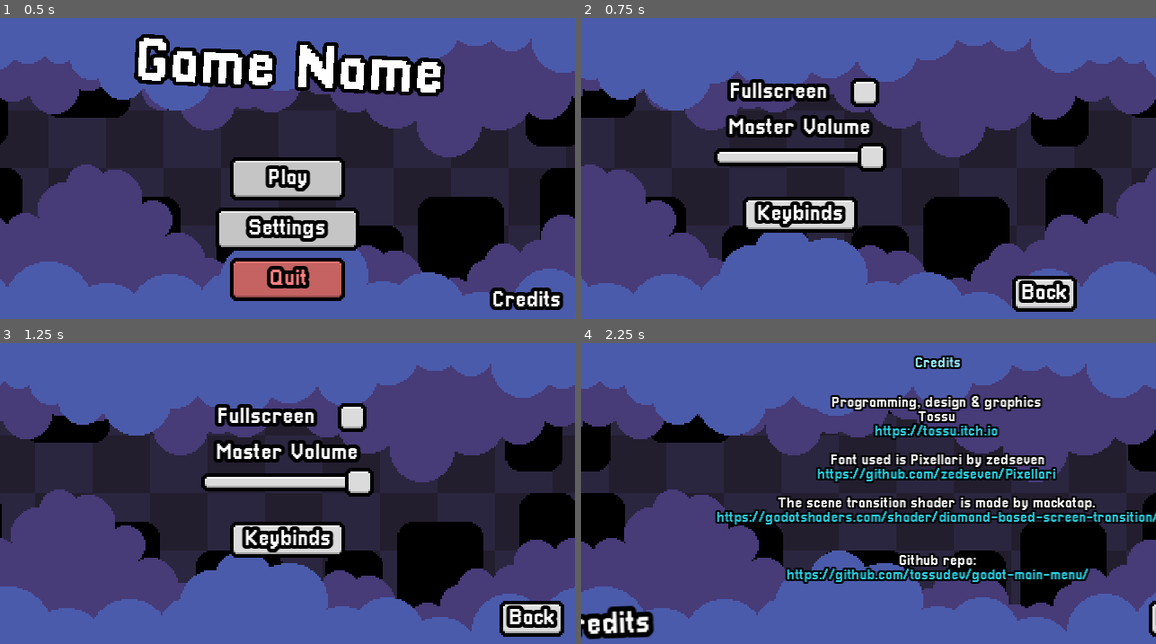
Above: before the commit, frames 1-4 (two rows, left to right).
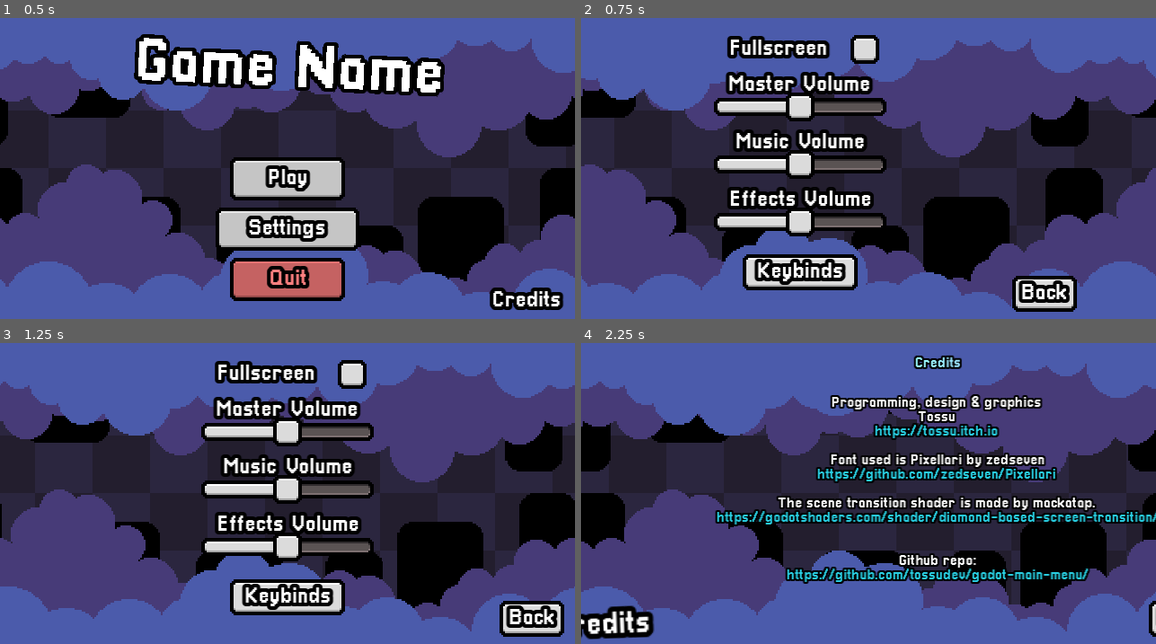
Above: after the commit, the same moments.

Repository: tossudev/godot-main-menu
Game: Godot game, scene res://scenes/main_menu.tscn
Same seed, same stepped clock (60 frames per second), same inputs: the game is played once before the commit and once after it.
Inputs (mouse positions are in pixels of both pictures, inside the frame that each line leads up to):
- Up to frame 1 (0.5 s): no input
- Up to frame 2 (0.75 s): click (868, 228) at 0.5 s
- Up to frame 3 (1.25 s): no input
- Up to frame 4 (2.25 s): click (1110, 619) at 1.25 s; click (1104, 625) at 2 s

Frame 1 is identical in both runs. In frame 2, 14% of the frame differs, in the area x 23-54%, y 5-91%; in frame 3, 14%; in frame 4, less than 0.1%.

Commit message:
Added music and sfx audio channels, added music and sound effects

Diff:
--- /dev/null
+++ b/default_bus_layout.tres
@@ -0,0 +1,15 @@
+[gd_resource type="AudioBusLayout" format=3 uid="uid://hw4ggvdkypi1"]
+
+[resource]
+bus/1/name = &"Music"
+bus/1/solo = false
+bus/1/mute = false
+bus/1/bypass_fx = false
+bus/1/volume_db = 0.0
+bus/1/send = &"Master"
+bus/2/name = &"Sfx"
+bus/2/solo = false
+bus/2/mute = false
+bus/2/bypass_fx = false
+bus/2/volume_db = 0.0
+bus/2/send = &"Master"
--- a/scenes/main_menu.tscn
+++ b/scenes/main_menu.tscn
@@ -15,6 +15,7 @@
 [ext_resource type="Texture2D" uid="uid://csveq48ogxbuu" path="res://assets/textures/ui/ui_slider_empty.png" id="11_t60n8"]
 [ext_resource type="Texture2D" uid="uid://ccq712s810dv6" path="res://assets/textures/ui/ui_checkmark.png" id="13_1ajwr"]
 [ext_resource type="Texture2D" uid="uid://esdh0obh8xs6" path="res://assets/textures/ui/ui_trash.png" id="14_wi402"]
+[ext_resource type="AudioStream" uid="uid://dsfcgns0c5d78" path="res://assets/sound/song.mp3" id="16_4lhqc"]
 
 [sub_resource type="StyleBoxEmpty" id="StyleBoxEmpty_r38uj"]
 
@@ -357,9 +358,9 @@
 self_modulate = Color(1, 1, 1, 0)
 layout_mode = 0
 offset_left = 104.0
-offset_top = 32.0
+offset_top = 8.0
 offset_right = 200.0
-offset_bottom = 56.0
+offset_bottom = 32.0
 
 [node name="Contents" type="Control" parent="Menus/Settings/Settings/ButtonFullscreen"]
 anchors_preset = 0
@@ -401,16 +402,16 @@
 [node name="VolumeMaster" type="Control" parent="Menus/Settings/Settings"]
 anchors_preset = 0
 offset_left = 104.0
-offset_top = 64.0
+offset_top = 40.0
 offset_right = 200.0
-offset_bottom = 88.0
+offset_bottom = 64.0
 
 [node name="SliderBackground" type="TextureProgressBar" parent="Menus/Settings/Settings/VolumeMaster"]
 texture_filter = 1
 layout_mode = 0
-offset_top = 8.0
-offset_right = 96.0
-offset_bottom = 24.0
+offset_top = 4.0
+offset_right = 96.0
+offset_bottom = 20.0
 max_value = 1.0
 step = 0.01
 value = 1.0
@@ -422,12 +423,12 @@
 texture_under = ExtResource("11_t60n8")
 texture_progress = ExtResource("11_o82qy")
 
-[node name="Slider" type="HSlider" parent="Menus/Settings/Settings/VolumeMaster"]
-texture_filter = 1
-layout_mode = 0
-offset_top = 8.0
-offset_right = 96.0
-offset_bottom = 24.0
+[node name="Master" type="HSlider" parent="Menus/Settings/Settings/VolumeMaster"]
+texture_filter = 1
+layout_mode = 0
+offset_top = 4.0
+offset_right = 96.0
+offset_bottom = 20.0
 theme_override_icons/grabber = ExtResource("6_rq5mk")
 theme_override_icons/grabber_highlight = ExtResource("6_rq5mk")
 theme_override_styles/slider = SubResource("StyleBoxEmpty_r38uj")
@@ -450,12 +451,116 @@
 horizontal_alignment = 1
 vertical_alignment = 1
 
+[node name="VolumeMusic" type="Control" parent="Menus/Settings/Settings"]
+anchors_preset = 0
+offset_left = 104.0
+offset_top = 72.0
+offset_right = 200.0
+offset_bottom = 96.0
+
+[node name="SliderBackground" type="TextureProgressBar" parent="Menus/Settings/Settings/VolumeMusic"]
+texture_filter = 1
+layout_mode = 0
+offset_top = 4.0
+offset_right = 96.0
+offset_bottom = 20.0
+max_value = 1.0
+step = 0.01
+value = 1.0
+nine_patch_stretch = true
+stretch_margin_left = 4
+stretch_margin_top = 8
+stretch_margin_right = 4
+stretch_margin_bottom = 8
+texture_under = ExtResource("11_t60n8")
+texture_progress = ExtResource("11_o82qy")
+
+[node name="Music" type="HSlider" parent="Menus/Settings/Settings/VolumeMusic"]
+texture_filter = 1
+layout_mode = 0
+offset_top = 4.0
+offset_right = 96.0
+offset_bottom = 20.0
+theme_override_icons/grabber = ExtResource("6_rq5mk")
+theme_override_icons/grabber_highlight = ExtResource("6_rq5mk")
+theme_override_styles/slider = SubResource("StyleBoxEmpty_r38uj")
+theme_override_styles/grabber_area = SubResource("StyleBoxEmpty_0l7ru")
+theme_override_styles/grabber_area_highlight = SubResource("StyleBoxEmpty_d86kj")
+max_value = 1.0
+step = 0.01
+value = 1.0
+
+[node name="Text" type="Label" parent="Menus/Settings/Settings/VolumeMusic"]
+layout_mode = 0
+offset_top = -8.0
+offset_right = 96.0
+offset_bottom = 8.0
+theme_override_colors/font_outline_color = Color(0, 0, 0, 1)
+theme_override_constants/outline_size = 8
+theme_override_fonts/font = ExtResource("7_k8eq1")
+theme_override_font_sizes/font_size = 12
+text = "Music Volume"
+horizontal_alignment = 1
+vertical_alignment = 1
+
+[node name="VolumeSfx" type="Control" parent="Menus/Settings/Settings"]
+anchors_preset = 0
+offset_left = 104.0
+offset_top = 104.0
+offset_right = 200.0
+offset_bottom = 128.0
+
+[node name="SliderBackground" type="TextureProgressBar" parent="Menus/Settings/Settings/VolumeSfx"]
+texture_filter = 1
+layout_mode = 0
+offset_top = 4.0
+offset_right = 96.0
+offset_bottom = 20.0
+max_value = 1.0
+step = 0.01
+value = 1.0
+nine_patch_stretch = true
+stretch_margin_left = 4
+stretch_margin_top = 8
+stretch_margin_right = 4
+stretch_margin_bottom = 8
+texture_under = ExtResource("11_t60n8")
+texture_progress = ExtResource("11_o82qy")
+
+[node name="Sfx" type="HSlider" parent="Menus/Settings/Settings/VolumeSfx"]
+texture_filter = 1
+layout_mode = 0
+offset_top = 4.0
+offset_right = 96.0
+offset_bottom = 20.0
+theme_override_icons/grabber = ExtResource("6_rq5mk")
+theme_override_icons/grabber_highlight = ExtResource("6_rq5mk")
+theme_override_styles/slider = SubResource("StyleBoxEmpty_r38uj")
+theme_override_styles/grabber_area = SubResource("StyleBoxEmpty_0l7ru")
+theme_override_styles/grabber_area_highlight = SubResource("StyleBoxEmpty_d86kj")
+max_value = 1.0
+step = 0.01
+value = 1.0
+
+[node name="Text" type="Label" parent="Menus/Settings/Settings/VolumeSfx"]
+layout_mode = 0
+offset_top = -8.0
+offset_right = 96.0
+offset_bottom = 8.0
+theme_override_colors/font_outline_color = Color(0, 0, 0, 1)
+theme_override_constants/outline_size = 8
+theme_override_fonts/font = ExtResource("7_k8eq1")
+theme_override_font_sizes/font_size = 12
+text = "Effects Volume"
+horizontal_alignment = 1
+vertical_alignment = 1
+
 [node name="ButtonKeybinds" type="Button" parent="Menus/Settings/Settings" groups=["buttons"]]
 self_modulate = Color(1, 1, 1, 0)
 offset_left = 120.0
-offset_top = 104.0
+offset_top = 136.0
 offset_right = 184.0
-offset_bottom = 120.0
+offset_bottom = 152.0
 
 [node name="Contents" type="Control" parent="Menus/Settings/Settings/ButtonKeybinds"]
 anchors_preset = 0
@@ -619,6 +724,15 @@
 script = ExtResource("8_6ois2")
 do_title_animation = true
 title_node_path = NodePath("../Menus/Main/Title")
+
+[node name="MusicPlayer" type="AudioStreamPlayer" parent="."]
+stream = ExtResource("16_4lhqc")
+autoplay = true
+bus = &"Music"
+
+[node name="SfxPlayer" type="AudioStreamPlayer" parent="."]
+unique_name_in_owner = true
+bus = &"Sfx"
 
 [connection signal="pressed" from="Menus/Main/Buttons/ButtonPlay" to="." method="_on_button_play_pressed"]
 [connection signal="pressed" from="Menus/Main/Buttons/ButtonSettings" to="." method="_on_button_settings_pressed"]
@@ -628,8 +742,8 @@
 [connection signal="meta_clicked" from="Menus/Credits/TextCredits" to="Menus/Credits/TextCredits" method="_on_meta_clicked"]
 [connection signal="pressed" from="Menus/Settings/ButtonBack" to="." method="_on_button_back_pressed"]
 [connection signal="pressed" from="Menus/Settings/Settings/ButtonFullscreen" to="Menus/Settings/Settings" method="_on_button_fullscreen_pressed"]
-[connection signal="value_changed" from="Menus/Settings/Settings/VolumeMaster/Slider" to="Menus/Settings/Settings" method="_on_slider_value_changed"]
+[connection signal="value_changed" from="Menus/Settings/Settings/VolumeMaster/Master" to="Menus/Settings/Settings" method="_on_master_value_changed"]
+[connection signal="value_changed" from="Menus/Settings/Settings/VolumeMusic/Music" to="Menus/Settings/Settings" method="_on_music_value_changed"]
+[connection signal="value_changed" from="Menus/Settings/Settings/VolumeSfx/Sfx" to="Menus/Settings/Settings" method="_on_sfx_value_changed"]
 [connection signal="pressed" from="Menus/Settings/Settings/ButtonKeybinds" to="Menus/Settings/Settings" method="_on_button_keybinds_pressed"]
-[connection signal="pressed" from="Menus/Settings/KeybindSettings/Keys/DummyKey/ButtonRemoveKey" to="Menus/Settings/Settings" method="_on_button_keybinds_pressed"]
-[connection signal="pressed" from="Menus/Settings/KeybindSettings/Keys/DummyKey/ButtonChangeKey" to="Menus/Settings/Settings" method="_on_button_keybinds_pressed"]
 [connection signal="pressed" from="Menus/Settings/KeybindSettings/ButtonCloseKeybinds" to="Menus/Settings/Settings" method="_on_button_keybinds_pressed"]
--- a/scripts/main_menu/animation_controller.gd
+++ b/scripts/main_menu/animation_controller.gd
@@ -130,6 +130,9 @@
 
 
 func _on_button_down(button_node: Object):
+	%SfxPlayer.set_stream(load("res://assets/sound/click_start.wav"))
+	%SfxPlayer.play()
+
 	do_object_animation(
 		"scale",
 		button_node,
@@ -147,6 +150,9 @@
 
 
 func _on_button_up(button_node: Object):
+	%SfxPlayer.set_stream(load("res://assets/sound/click_end.wav"))
+	%SfxPlayer.play()
+
 	do_object_animation(
 		"scale",
 		button_node,
--- a/scripts/settings.gd
+++ b/scripts/settings.gd
@@ -1,8 +1,11 @@
 extends Control
 
 const KEYBINDS_FILEPATH: String = "user://keybinds.ini"
+const DEFAULT_VOLUME: float = 0.5
 
-@onready var master_volume_bg = $VolumeMaster/SliderBackground
+@onready var volume_node_master = $VolumeMaster
+@onready var volume_node_music = $VolumeMusic
+@onready var volume_node_sfx = $VolumeSfx
 @onready var keybind_settings_node: Control = %KeybindSettings
 
 var fullscreen: bool = false
@@ -14,6 +17,17 @@
 
 
 func _ready():
+	volume_node_master.get_node("Master").set_value(DEFAULT_VOLUME)
+	volume_node_master.get_node("SliderBackground").set_value(DEFAULT_VOLUME)
+	volume_node_music.get_node("Music").set_value(DEFAULT_VOLUME)
+	volume_node_music.get_node("SliderBackground").set_value(DEFAULT_VOLUME)
+	volume_node_sfx.get_node("Sfx").set_value(DEFAULT_VOLUME)
+	volume_node_sfx.get_node("SliderBackground").set_value(DEFAULT_VOLUME)
+
+	AudioServer.set_bus_volume_db(0, convert_audio_value(DEFAULT_VOLUME))
+	AudioServer.set_bus_volume_db(1, convert_audio_value(DEFAULT_VOLUME))
+	AudioServer.set_bus_volume_db(2, convert_audio_value(DEFAULT_VOLUME))
+
 	var keybinds_file = ConfigFile.new()
 	if keybinds_file.load(KEYBINDS_FILEPATH) == OK:
 		for key in keybinds_file.get_section_keys("keybinds"):
@@ -60,11 +74,6 @@
 		checkbox.set_visible(toggle_button_node.is_pressed())
 
 
-func _on_slider_value_changed(value):
-	master_volume_bg.set_value(value)
-	AudioServer.set_bus_volume_db(0, convert_audio_value(value))
-
-
 func convert_audio_value(value: float):
 	# Use a logarithmic equation to make volume slider stable
 	value = log(value) * 17.3123
@@ -92,3 +101,18 @@
 	else:
 		show()
 		keybind_settings_node.hide()
+
+
+func _on_master_value_changed(value):
+	volume_node_master.get_node("SliderBackground").set_value(value)
+	AudioServer.set_bus_volume_db(0, convert_audio_value(value))
+
+
+func _on_music_value_changed(value):
+	volume_node_music.get_node("SliderBackground").set_value(value)
+	AudioServer.set_bus_volume_db(1, convert_audio_value(value))
+
+
+func _on_sfx_value_changed(value):
+	volume_node_sfx.get_node("SliderBackground").set_value(value)
+	AudioServer.set_bus_volume_db(2, convert_audio_value(value))
Not shown, added: assets/sound/click_end.wav.import
Not shown, added: assets/sound/click_start.wav.import
Not shown, added: assets/sound/song.mp3.import
Not shown: 1 places in scenes/main_menu.tscn that only renumber resources
Not shown, added: assets/sound/click_end.wav
Not shown, added: assets/sound/click_start.wav
Not shown, added: assets/sound/song.mp3
